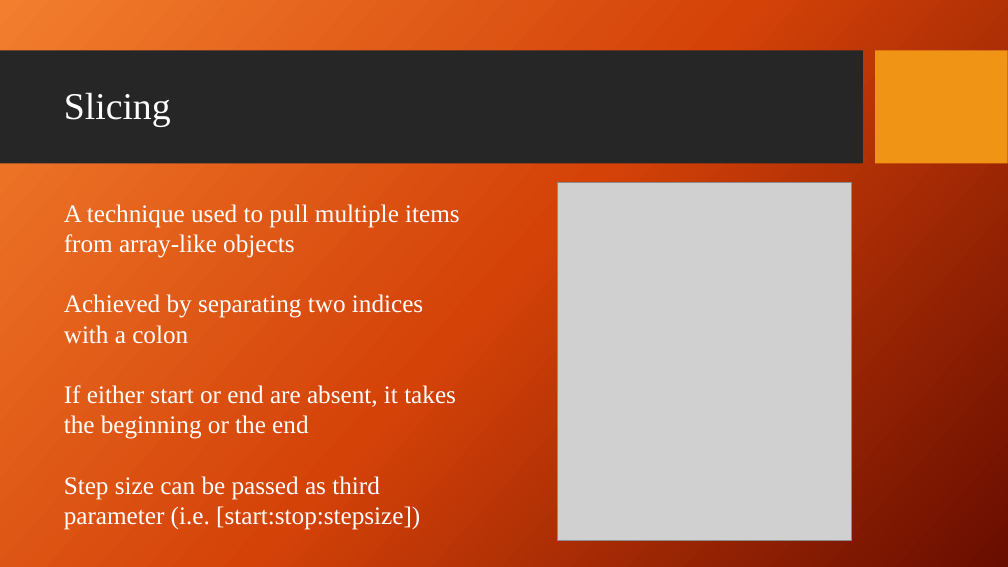
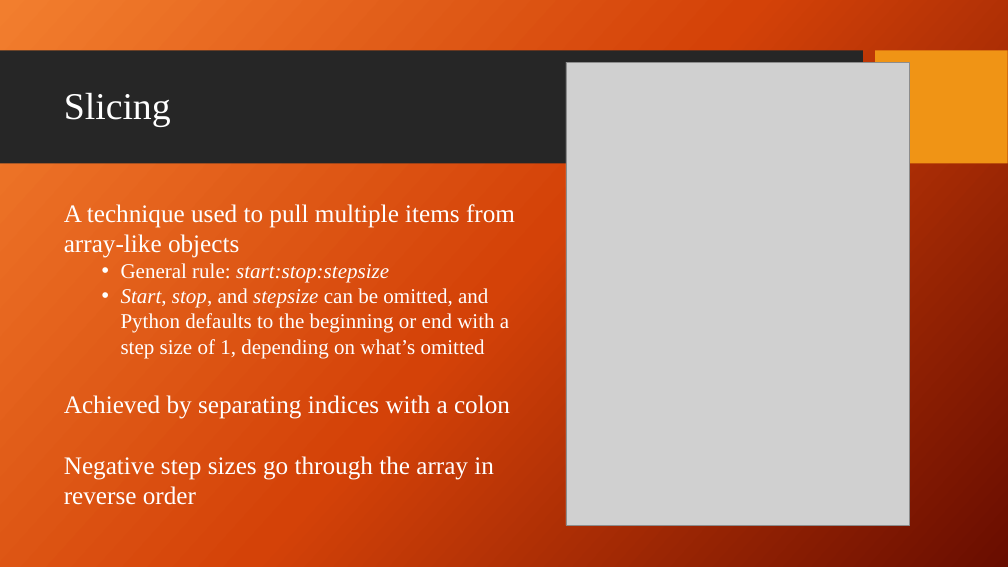
Before and after one commit to giganano/PythonBootcamp, a slide deck: slide 16 of slides/review.pptx. Drawn at 1008x567 pixels with LibreOffice and Linux fonts; fonts in the diff are those of the drawing; grey boxes stand for pictures; background and template pictures are left out. Boxes give left, top, right and bottom in pixels: in the first picture for what was removed or moved away, otherwise in the second. Text is boxed around its words. In the diff, an @@ line names an element or a change of style, - is before the commit and + after.

```diff
--- a/slides/review.pptx
+++ b/slides/review.pptx
@@ picture: place and size @@
-picture at <box>557,182,851,541</box>
+picture at <box>566,62,910,525</box>
@@ text at <box>64,263,510,505</box>: text changed; size 24 to 20 pt @@
-Achieved by separating two indices with a colon
-If either start or end are absent, it takes the beginning or the end
-Step size can be passed as third parameter (i.e. [start:stop:stepsize])
+  • General rule: start:stop:stepsize
+  • Start, stop, and stepsize can be omitted, and Python defaults to the beginning or end with a step size of 1, depending on what’s omitted
+Achieved by separating indices with a colon
+Negative step sizes go through the array in reverse order
```
Also in this commit, not shown: 10 other slides changed, 2 other files.
